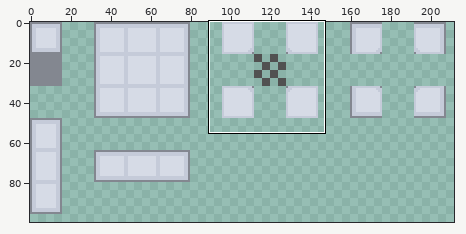
Pixel-art file, stored at Assets/Tiled/stone.aseprite. The first picture is a wide view before the edit; the outline marks the close-up.
Close-up. Old version:
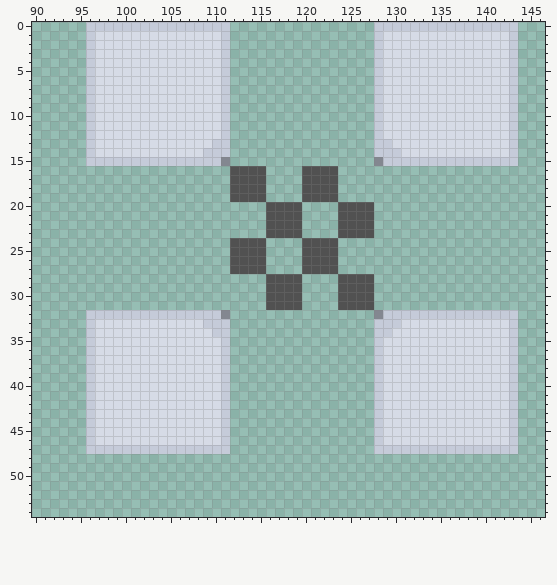
1024x512 pixels, 1 frame. Shown: x 90..146, y 0..54. The wide view leaves out empty margins. The commit also changed other parts of the picture, which this record leaves out.
Now the later version:
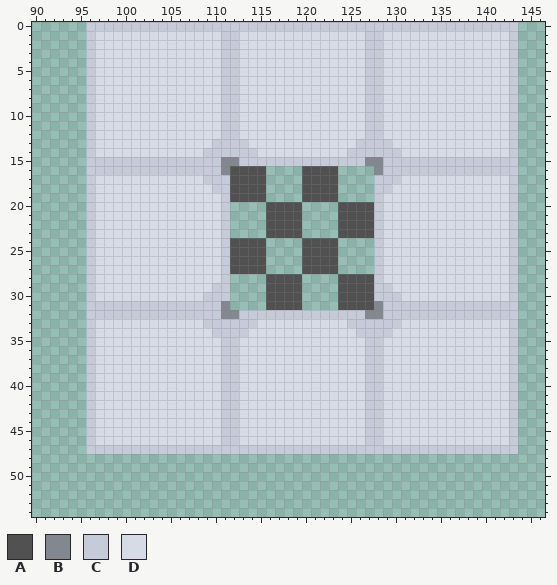
Palette (. is transparent): A #515151  B #838790  C #c5cbd9  D #d6dbe6
Difference:
y 0: x 112..127 ................ -> CCCCCCCCCCCCCCCC
y 1..12: x 112..127 ................ -> CDDDDDDDDDDDDDDC
y 13: x 112..127 ................ -> CCDDDDDDDDDDDDCC
y 14: x 112..127 ................ -> CCCDDDDDDDDDDCCC
y 15: x 112..127 ................ -> BCCCCCCCCCCCCCCB
y 16: x 96..111 ................ -> CCCCCCCCCCCCCCCB; x 128..143 ................ -> BCCCCCCCCCCCCCCC
y 17: x 96..111 ................ -> CDDDDDDDDDDDDCCC; x 128..143 ................ -> CCCDDDDDDDDDDDDC
y 18: x 96..111 ................ -> CDDDDDDDDDDDDDCC; x 128..143 ................ -> CCDDDDDDDDDDDDDC
y 19..28: x 96..111 ................ -> CDDDDDDDDDDDDDDC; x 128..143 ................ -> CDDDDDDDDDDDDDDC
y 29: x 96..111 ................ -> CDDDDDDDDDDDDDCC; x 128..143 ................ -> CCDDDDDDDDDDDDDC
y 30: x 96..111 ................ -> CDDDDDDDDDDDDCCC; x 128..143 ................ -> CCCDDDDDDDDDDDDC
y 31: x 96..111 ................ -> CCCCCCCCCCCCCCCB; x 128..143 ................ -> BCCCCCCCCCCCCCCC
y 32: x 112..127 ................ -> BCCCCCCCCCCCCCCB
y 33: x 112..127 ................ -> CCCDDDDDDDDDDCCC
y 34: x 112..127 ................ -> CCDDDDDDDDDDDDCC
y 35..46: x 112..127 ................ -> CDDDDDDDDDDDDDDC
y 47: x 112..127 ................ -> CCCCCCCCCCCCCCCC
Pixel boxes of the changes (left, top, right, bottom) in both close-ups:
added: (86, 22, 518, 454)
